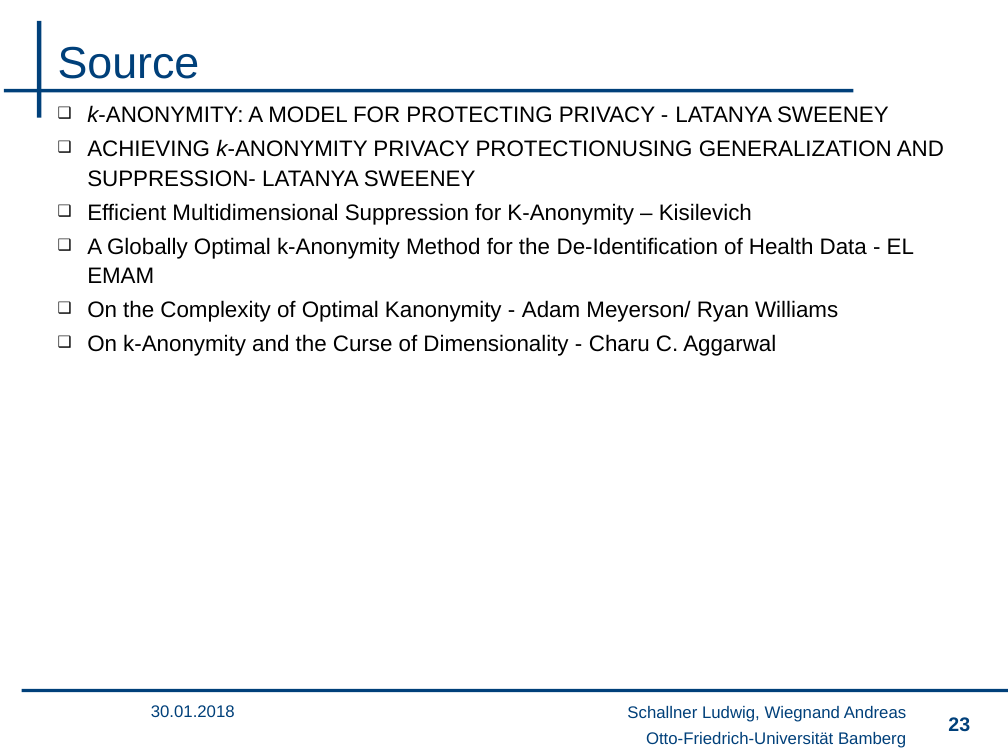
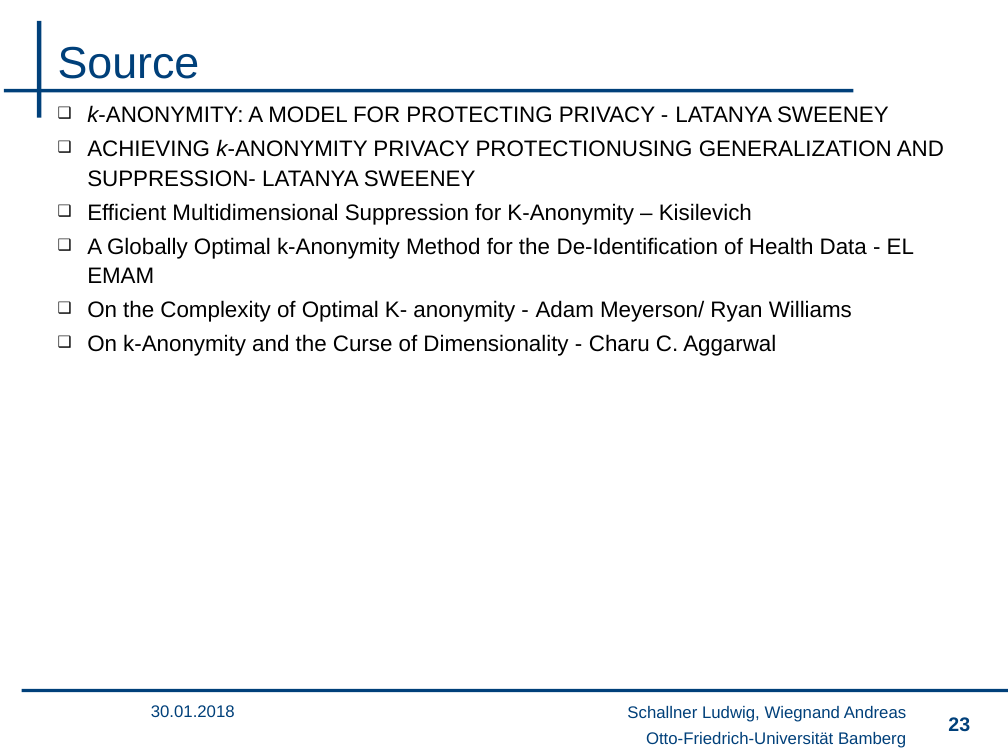
Before and after one commit to wsgan001/PSI-MSem, a slide deck: slide 23 of presentation/sicherheits_final_anV3.pptx. Drawn at 1008x756 pixels with LibreOffice and Linux fonts; fonts in the diff are those of the drawing; background and template pictures are left out. Boxes give left, top, right and bottom in pixels: in the first picture for what was removed or moved away, otherwise in the second. Text is boxed around its words. In the diff, an @@ line names an element or a change of style, - is before the commit and + after.

```diff
--- a/presentation/sicherheits_final_anV3.pptx
+++ b/presentation/sicherheits_final_anV3.pptx
@@ text at [87, 300, 852, 322]: text changed @@
-❑ On the Complexity of Optimal Kanonymity - Adam Meyerson/ Ryan Williams
+❑ On the Complexity of Optimal K- anonymity - Adam Meyerson/ Ryan Williams
```
Also in this commit, not shown: 8 other slides changed.
